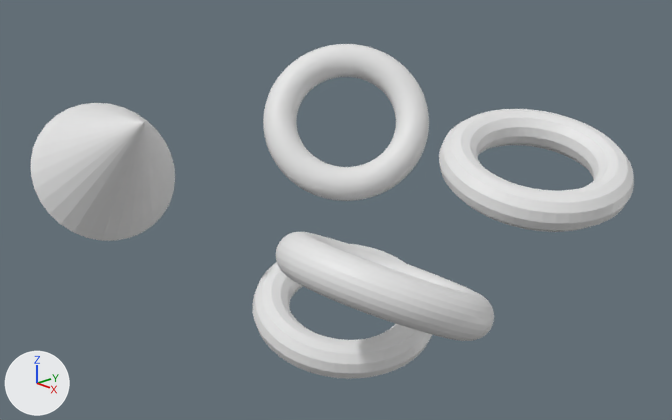
The Blender file pcd_files/pcd_creation.blend as it was, and as the next commit left it.
Before and after are seen from a 50 mm lens placed at (8.36, -7.97, 5.31), pointed at (-0.22, 0.04, 1.32). The axes (+X, +Y, +Z) are drawn at lower left. The lights are the same throughout.
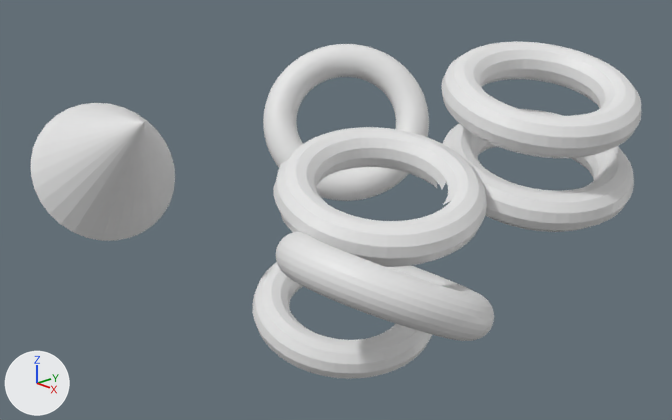
Pixel boxes [x1, y1, x2, y2] of what changed, in the pictures (672 x 420 px):
'Torus translated partial', added: after [273, 127, 487, 267]
'Torus translated', added: after [441, 41, 641, 158]

Patch to the scene script:
```diff
--- a/pcd_files/pcd_creation.blend.py
+++ b/pcd_files/pcd_creation.blend.py
@@ me_torus_006 @@
+me_torus_006.from_pydata(...)  # 337 vertices, 281 faces; spans x -1.09..1.29, y 1.25..3.7, z -0.86..-0.39
@@ ob_torus_translated_partial @@
+ob_torus_translated_partial = bpy.data.objects.new('Torus translated partial', me_torus_006)
+ob_torus_translated_partial.location = (1.63, 1.84, 2.88)
+ob_torus_translated_partial.rotation_euler = (-0.136, -0.264, -3.197)  # degrees (-7.8, -15, -183)
@@ ob_torus_translated @@
+ob_torus_translated = bpy.data.objects.new('Torus translated', me_torus_003.copy())  # the mesh of ob_torus_003
+ob_torus_translated.location = (1.63, 1.84, 2.88)
+ob_torus_translated.rotation_euler = (-0.136, -0.264, -3.197)  # degrees (-7.8, -15, -183)
```
